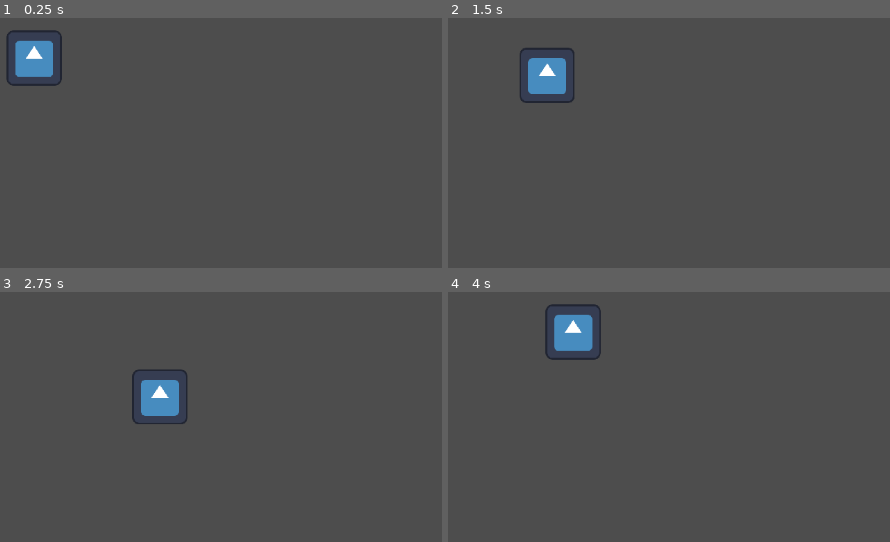
Above: before the commit, frames 1-4 (two rows, left to right).
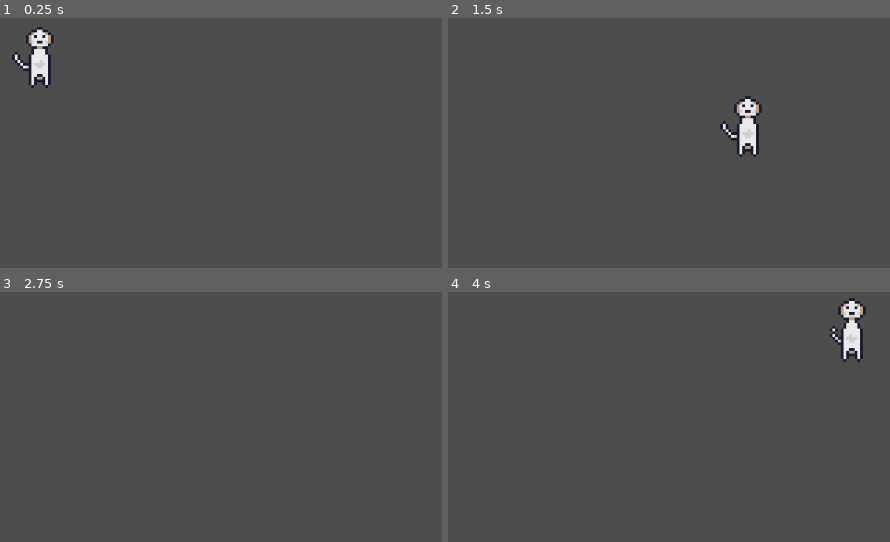
Above: after the commit, the same moments.

Repository: barnettet31/noodle-project
Game: Godot game, scene res://scenes/world.tscn
Two runs of this game, one before a commit and one after it. Both use one fixed random seed, a clock stepped at 60 frames per second and the inputs below. The engine's default icon, where the game draws it, is replaced by a stand-in: a white triangle on a blue panel in a dark square.
Inputs:
- Up to frame 1 (0.25 s): no input
- Up to frame 2 (1.5 s): hold D (right) 0.53-1.28 s; hold S (down) from 1.28 s (still down)
- Up to frame 3 (2.75 s): release S (down) at 2.03 s; hold D (right) from 2.03 s (still down)
- Up to frame 4 (4 s): release D (right) at 2.78 s; hold W (up) 2.78-3.53 s; hold A (left) from 3.53 s (still down)

The runs differ from the first frame. In frame 1, 2.0% of the frame differs, in the area x 1-15%, y 3-28%; in frame 2, 2.7%; in frame 3, 1.5%; in frame 4, 2.9%, in the area x 21-95%, y 2-28%.

Commit message:
add basic noodle idle animation

Diff:
--- a/noodle-project/scenes/player.tscn
+++ b/noodle-project/scenes/player.tscn
@@ -1,18 +1,42 @@
-[gd_scene load_steps=4 format=3 uid="uid://d3oxov3kc700i"]
+[gd_scene load_steps=7 format=3 uid="uid://d3oxov3kc700i"]
 
 [ext_resource type="Script" uid="uid://da8m63oty10h1" path="res://scripts/player.gd" id="1_g2els"]
-[ext_resource type="Texture2D" uid="uid://uqbdt2rrhrlk" path="res://assets/icon.svg" id="2_qhqgy"]
+[ext_resource type="Texture2D" uid="uid://co7pmshs73u53" path="res://noodle.png" id="2_g2els"]
 
-[sub_resource type="RectangleShape2D" id="RectangleShape2D_e5uuo"]
-size = Vector2(80, 80)
+[sub_resource type="CapsuleShape2D" id="CapsuleShape2D_g2els"]
+radius = 4.0
+height = 16.0
+
+[sub_resource type="AtlasTexture" id="AtlasTexture_qhqgy"]
+atlas = ExtResource("2_g2els")
+region = Rect2(0, 0, 24, 36)
+
+[sub_resource type="AtlasTexture" id="AtlasTexture_dqkch"]
+atlas = ExtResource("2_g2els")
+region = Rect2(24, 0, 24, 36)
+
+[sub_resource type="SpriteFrames" id="SpriteFrames_qlg0r"]
+animations = [{
+"frames": [{
+"duration": 1.0,
+"texture": SubResource("AtlasTexture_qhqgy")
+}, {
+"duration": 1.0,
+"texture": SubResource("AtlasTexture_dqkch")
+}],
+"loop": true,
+"name": &"idle",
+"speed": 5.0
+}]
 
 [node name="player" type="CharacterBody2D"]
 script = ExtResource("1_g2els")
 
 [node name="CollisionShape2D" type="CollisionShape2D" parent="."]
-shape = SubResource("RectangleShape2D_e5uuo")
+shape = SubResource("CapsuleShape2D_g2els")
 
-[node name="Sprite2D" type="Sprite2D" parent="."]
-position = Vector2(1.9073486e-06, 1.9073486e-06)
-scale = Vector2(0.62109375, 0.62109375)
-texture = ExtResource("2_qhqgy")
+[node name="AnimatedSprite2D" type="AnimatedSprite2D" parent="."]
+sprite_frames = SubResource("SpriteFrames_qlg0r")
+animation = &"idle"
+autoplay = "idle"
+frame_progress = 0.41330904
--- a/noodle-project/scenes/world.tscn
+++ b/noodle-project/scenes/world.tscn
@@ -6,3 +6,7 @@
 
 [node name="player" parent="." instance=ExtResource("1_nnsk1")]
 position = Vector2(564, 345)
+
+[node name="Camera2D" type="Camera2D" parent="."]
+position = Vector2(565, 340)
+zoom = Vector2(4, 4)
Binary file added: noodle-project/noodle.png
Not shown, added: noodle-project/noodle.png.import
Not shown, added: noodle.aseprite
